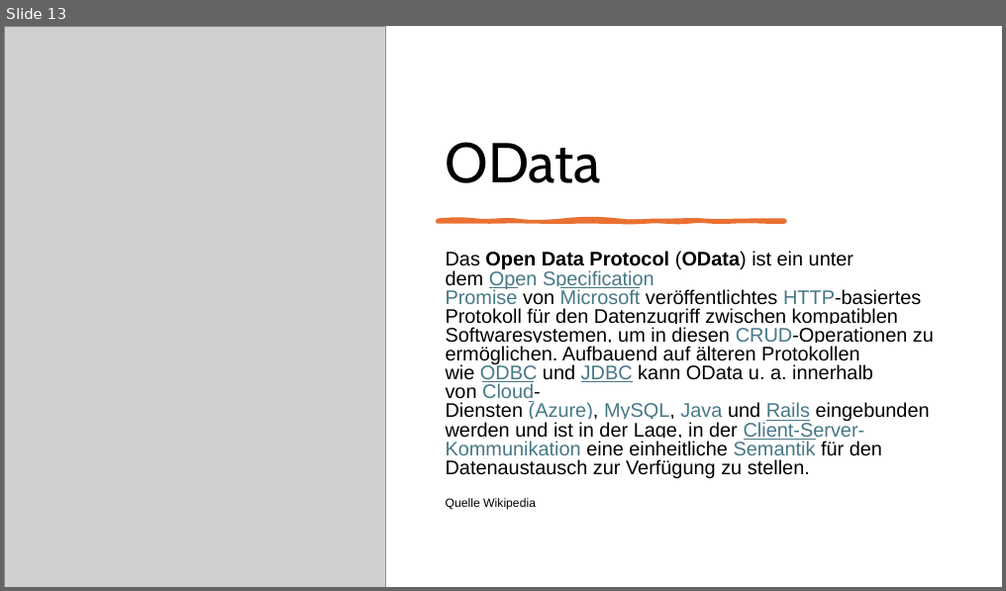
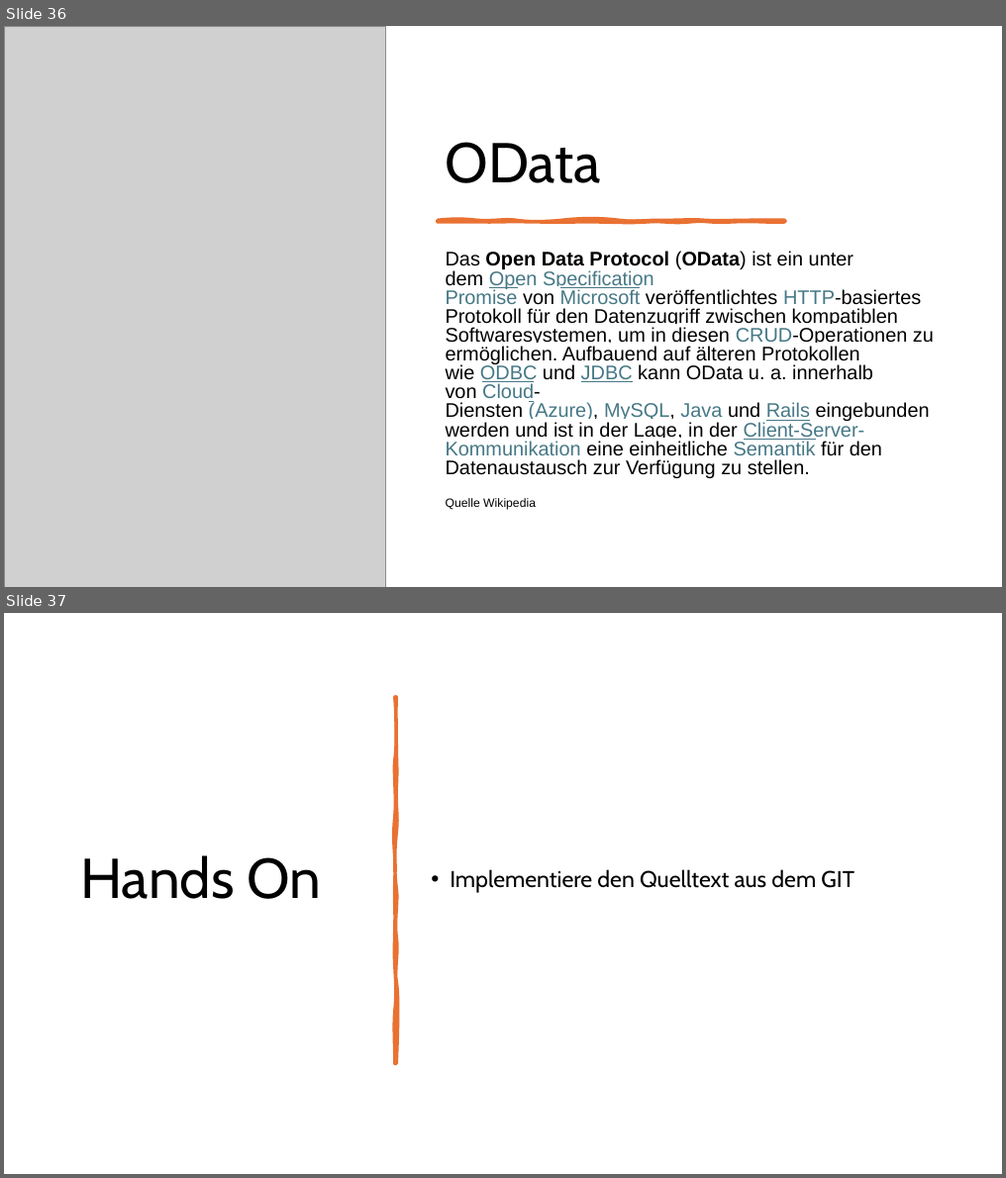
Before and after one commit to DevelopmentBvise/Schulung, a slide deck: CDS presentation/Tag2_Data Modeling with Core Data Services.pptx. Shown one above the other, each under a label of ours: slide 13 before the commit, slides 36 and 37 after it. The pictures are 1006x591 and 1006x1178 pixels, drawn with LibreOffice and Linux fonts; fonts in the diff are those of the drawing; grey boxes stand for pictures. Boxes give left, top, right and bottom in pixels: in the first picture for what was removed or moved away, otherwise in the second. Text is boxed around its words. In the diff, an @@ line names an element or a change of style, - is before the commit and + after.

```diff
--- a/CDS presentation/Tag2_Data Modeling with Core Data Services.pptx
+++ b/CDS presentation/Tag2_Data Modeling with Core Data Services.pptx
@@ slide 37 added at box(4, 613, 1002, 1174), background #FFFFFF @@
@@ freeform shape added at box(395, 697, 396, 1063), fill #E97132, outline #E97132 3.25 pt @@
@@ title added at box(80, 856, 321, 899), 54 pt, text #000000 @@
+Hands On
@@ text added at box(450, 869, 854, 893), 22 pt, text #000000 @@
+• Implementiere den Quelltext aus dem GIT
@@ what was slide 13 is now slide 36 @@
```
Also in this commit, not shown: 1 slide changed, 28 other slides added, 4 slides removed, 4 other files.
